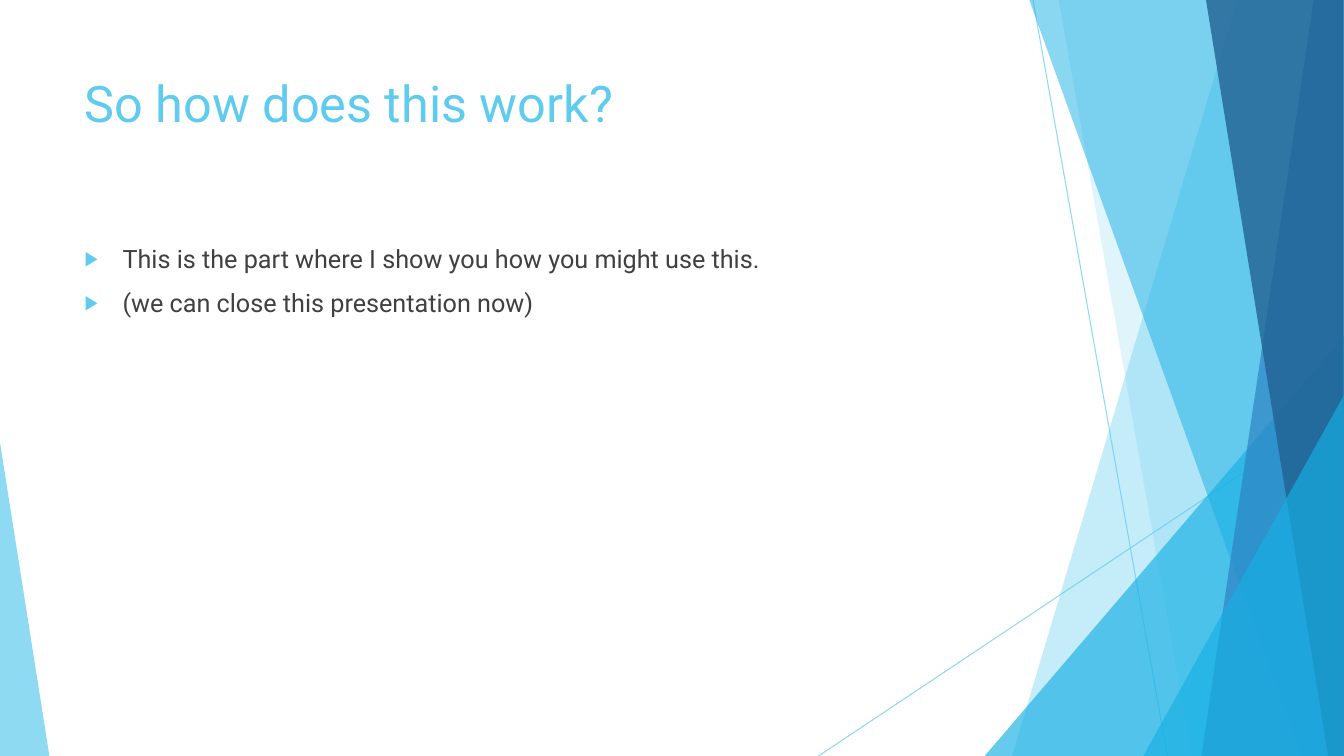
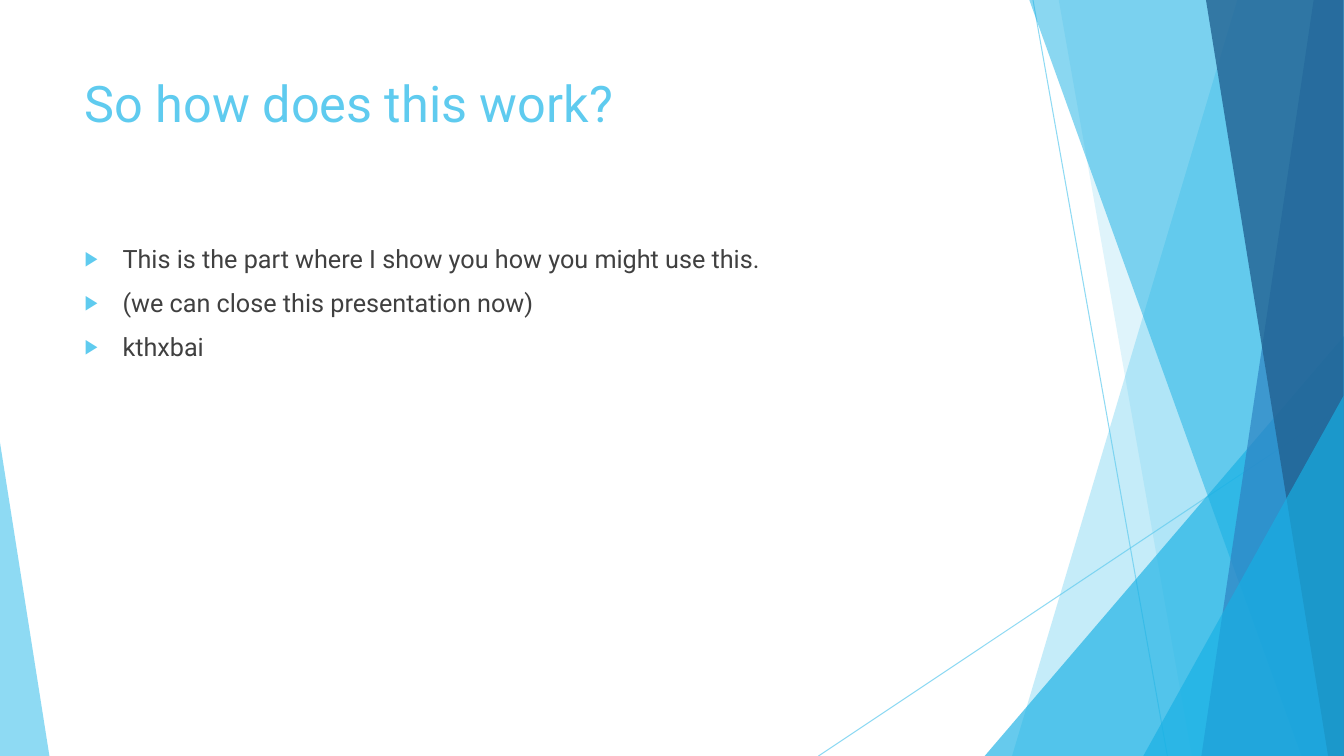
Before and after one commit to drewwyatt/Asset-History, a slide deck: slide 11 of Introduction to Git.pptx. Drawn at 1344x756 pixels with LibreOffice and Linux fonts; fonts in the diff are those of the drawing. Boxes give left, top, right and bottom in pixels: in the first picture for what was removed or moved away, otherwise in the second. Text is boxed around its words. In the diff, an @@ line names an element or a change of style, - is before the commit and + after.

Commit message:
updated final slide

```diff
--- a/Introduction to Git.pptx
+++ b/Introduction to Git.pptx
@@ text at [123,337,204,357]: paragraph added @@
+▶ kthxbai
```
